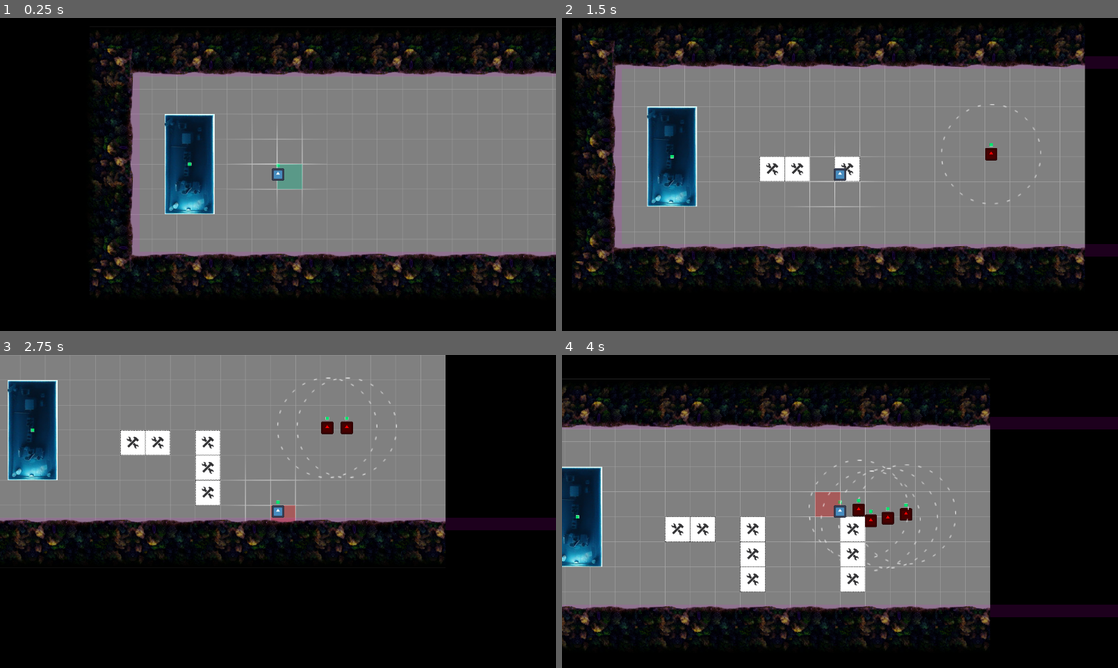
Above: before the commit, frames 1-4 (two rows, left to right).
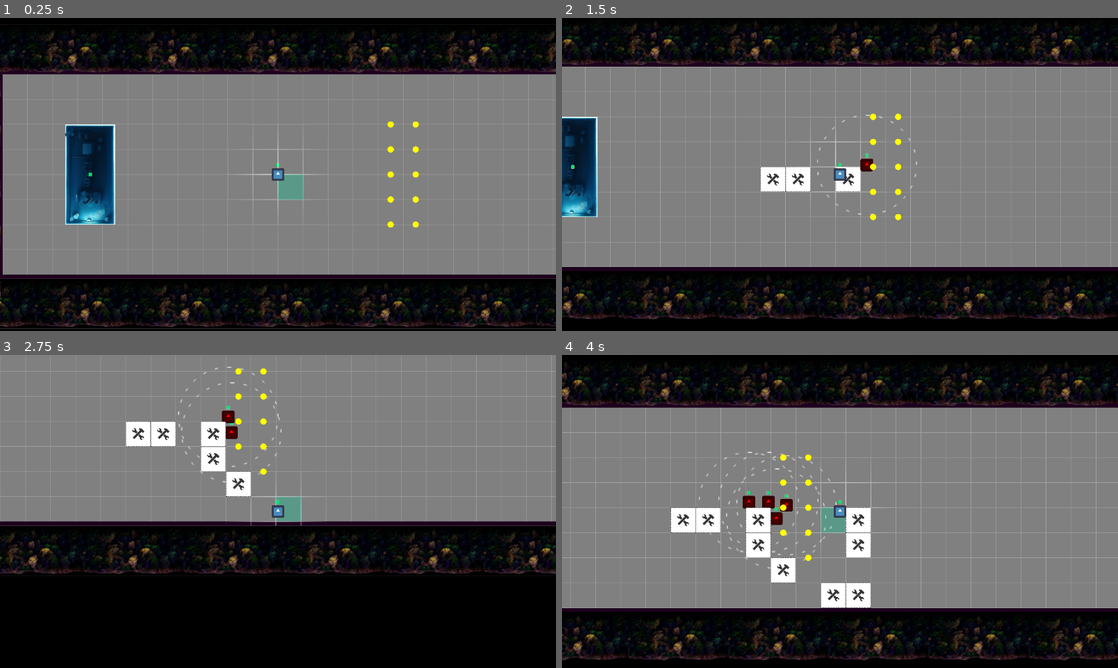
Above: after the commit, the same moments.

Repository: Slushie-Defense/Slushie
Game: Godot game, scene res://Levels/Level1.tscn
Same seed, same stepped clock (60 frames per second), same inputs: the game is played once before the commit and once after it. The engine's default icon, where the game draws it, is replaced by a stand-in: a white triangle on a blue panel in a dark square. Sound files missing from this copy of the repository are replaced by a short silence.
Inputs:
- Up to frame 1 (0.25 s): no input
- Up to frame 2 (1.5 s): tap Enter (ui_accept) at 0.5, 0.6, 0.77, 1.07, 1.35 s; hold Right (ui_right) 0.53-1.28 s; hold Down (ui_down) from 1.28 s (still down)
- Up to frame 3 (2.75 s): tap Enter (ui_accept) at 1.52, 1.82, 2.1 s; release Down (ui_down) at 2.03 s; hold Right (ui_right) from 2.03 s (still down)
- Up to frame 4 (4 s): release Right (ui_right) at 2.78 s; hold Up (ui_up) 2.78-3.53 s; tap Enter (ui_accept) at 2.85, 3.02, 3.32, 3.6, 3.77 s; hold Left (ui_left) from 3.53 s (still down)

The runs differ from the first frame. In frame 1, 33% of the frame differs, in the area x 0-100%, y 3-100%; in frame 2, 31%; in frame 3, 23%; in frame 4, 39%, in the area x 0-100%, y 2-98%.

Commit message:
Coins Added

Diff:
--- a/Autoload/Main.gd
+++ b/Autoload/Main.gd
@@ -1,16 +1,18 @@
 extends Node
 
 signal signal_add_player(player_node) # How we find the player
+signal signal_update_coin_count(count)
 
-var player_node : CharacterBody2D = null
+var coins : int = 0
 
 # Called when the node enters the scene tree for the first time.
 func _ready():
 	signal_add_player.connect(_on_signal_add_player)
+	signal_update_coin_count.connect(_update_coin_count)
 
-# Called every frame. 'delta' is the elapsed time since the previous frame.
-func _process(delta):
+func _on_signal_add_player(pass_player_node):
 	pass
 
-func _on_signal_add_player(pass_player_node):
-	player_node = pass_player_node
+func _update_coin_count(count):
+	coins = clamp(coins + count, 0, 999999999)
+	print("Total Coins: " + str(coins))
--- a/Entities/BuildingManager/BuildingManager.gd
+++ b/Entities/BuildingManager/BuildingManager.gd
@@ -58,8 +58,8 @@
 	area_2d_collision_shape.shape.size = Vector2(collsion_shape_size, collsion_shape_size)
 	area_2d.position = Vector2(collision_shape_padding + half_collision_shape_size, collision_shape_padding + half_collision_shape_size) # Offset the collision shape
 
-func _on_player_add(pass_player):
-	pass_player.signal_share_player_position.connect(_update_position)
+func _on_player_add(player):
+	player.signal_share_player_position.connect(_update_position)
 
 func _update_position(set_position):
 	# Set GRID position
@@ -89,10 +89,9 @@
 	audio_player.play()
 
 func _on_area_2d_body_entered(body):
-	if not body == Main.player_node:
-		nodes_in_build_area_list.push_back(body)
-		build_current_state = build_state.BLOCKED
-		_update_build_state()
+	nodes_in_build_area_list.push_back(body)
+	build_current_state = build_state.BLOCKED
+	_update_build_state()
 
 func _on_area_2d_body_exited(body):
 	nodes_in_build_area_list.erase(body)
--- /dev/null
+++ b/Entities/Coin/Coin.gd
@@ -0,0 +1,59 @@
+extends Node2D
+
+# Value
+@export var coin_value : int = 100
+# Detection
+@onready var area_2d : Area2D = $Area2D
+# Timer
+@onready var timer : Timer = $Timer
+var timer_ratio : float = 1.0 # Gets overridden
+# Move the coin
+var acceleration_curve : Curve = preload("res://Entities/Coin/CoinAccelerationCurve.tres")
+var initial_position : Vector2 = Vector2.ZERO
+var player_position : Vector2 = Vector2.ZERO
+# Audio
+@onready var sound_effect : AudioStreamPlayer2D = $AudioStreamPlayer2D
+
+func _ready():
+	set_physics_process(false) # Stop processing any cycles
+	timer_ratio = 1.0 / timer.wait_time
+	# Store initial position to interpolate from
+	initial_position = global_position
+
+func _on_area_2d_body_entered(body):
+	# Coins Area2D can only collide with the player
+	var player = body
+	player.signal_share_player_position.connect(_update_player_position)
+	# Start processing movement
+	set_physics_process(true)
+	# Set the timer off
+	timer.start()
+	# Remove collision detection
+	area_2d.call_deferred("queue_free")
+
+func _physics_process(delta):
+	# Calculate the direction from the Coin to the player
+	var direction = initial_position.direction_to(player_position)
+	var distance_to_player = initial_position.distance_to(player_position)
+
+	#Use the interpolate() function to adjust the speed based on your curve
+	var time_left_normalized : float = 1.0 - (timer.time_left * timer_ratio)
+	var line_ratio = acceleration_curve.sample(time_left_normalized)
+
+	# Move the Coin towards the player's position
+	global_position = initial_position + (direction * line_ratio * distance_to_player)
+
+func _update_player_position(signal_position):
+	player_position = signal_position
+
+func _on_timer_timeout():
+	Main.emit_signal("signal_update_coin_count", coin_value)
+	# End processing
+	set_physics_process(true)
+	# Hide coin
+	visible = false
+	# Play sound
+	sound_effect.play()
+
+func _on_audio_stream_player_2d_finished():
+	call_deferred("queue_free") # Destroy self
--- /dev/null
+++ b/Entities/Coin/Coin.tscn
@@ -0,0 +1,34 @@
+[gd_scene load_steps=5 format=3 uid="uid://ceyqusnxxk6xr"]
+
+[ext_resource type="Texture2D" uid="uid://dpt0tifft75jw" path="res://Sprites/Circles/32x32WhiteCircle.png" id="1_lamey"]
+[ext_resource type="Script" path="res://Entities/Coin/Coin.gd" id="1_ov43b"]
+[ext_resource type="AudioStream" uid="uid://iau0l6g4fxt2" path="res://Audio/Coins/AudioCoinPickup.wav" id="3_bhioi"]
+
+[sub_resource type="CircleShape2D" id="CircleShape2D_n7chb"]
+radius = 72.0
+
+[node name="Coin" type="Node2D"]
+z_index = 2
+script = ExtResource("1_ov43b")
+
+[node name="CoinSprite" type="Sprite2D" parent="."]
+self_modulate = Color(1, 1, 0, 1)
+texture = ExtResource("1_lamey")
+
+[node name="Area2D" type="Area2D" parent="."]
+collision_layer = 16
+collision_mask = 2
+
+[node name="CollisionShape2D" type="CollisionShape2D" parent="Area2D"]
+shape = SubResource("CircleShape2D_n7chb")
+
+[node name="Timer" type="Timer" parent="."]
+wait_time = 0.25
+one_shot = true
+
+[node name="AudioStreamPlayer2D" type="AudioStreamPlayer2D" parent="."]
+stream = ExtResource("3_bhioi")
+
+[connection signal="body_entered" from="Area2D" to="." method="_on_area_2d_body_entered"]
+[connection signal="timeout" from="Timer" to="." method="_on_timer_timeout"]
+[connection signal="finished" from="AudioStreamPlayer2D" to="." method="_on_audio_stream_player_2d_finished"]
--- /dev/null
+++ b/Entities/Coin/CoinAccelerationCurve.tres
@@ -0,0 +1,5 @@
+[gd_resource type="Curve" format=3 uid="uid://v2vd40f0513m"]
+
+[resource]
+_data = [Vector2(0, 0), 0.0, 0.0, 0, 0, Vector2(1, 1), 2.73684, 0.0, 0, 0]
+point_count = 2
--- a/Entities/Environment/GroundTexture.tscn
+++ b/Entities/Environment/GroundTexture.tscn
@@ -1,7 +1,21 @@
-[gd_scene load_steps=2 format=3 uid="uid://bb541y6133q8o"]
+[gd_scene load_steps=3 format=3 uid="uid://bb541y6133q8o"]
 
 [ext_resource type="Texture2D" uid="uid://brk7ph7hu6aa2" path="res://Sprites/Squares/128x128-Graybox.png" id="1_3s81x"]
 
-[node name="GroundTexture" type="TextureRect"]
+[sub_resource type="StyleBoxEmpty" id="StyleBoxEmpty_0tq6m"]
+
+[node name="Control" type="Control"]
+layout_mode = 3
+anchors_preset = 0
+offset_right = 128.0
+offset_bottom = 128.0
+
+[node name="Container" type="PanelContainer" parent="."]
+offset_right = 128.0
+offset_bottom = 128.0
+theme_override_styles/panel = SubResource("StyleBoxEmpty_0tq6m")
+
+[node name="GroundTexture" type="TextureRect" parent="Container"]
+layout_mode = 2
 texture = ExtResource("1_3s81x")
 stretch_mode = 1
--- a/Entities/Environment/TreesTexture.tscn
+++ b/Entities/Environment/TreesTexture.tscn
@@ -1,7 +1,22 @@
-[gd_scene load_steps=2 format=3 uid="uid://umxdc1nk56g1"]
+[gd_scene load_steps=3 format=3 uid="uid://umxdc1nk56g1"]
 
 [ext_resource type="Texture2D" uid="uid://doxoc5hvcc5y8" path="res://Sprites/Placeholder/512x256Trees.png" id="1_od1gd"]
 
-[node name="TreesTexture" type="TextureRect"]
+[sub_resource type="StyleBoxEmpty" id="StyleBoxEmpty_mrqao"]
+
+[node name="Control" type="Control"]
+layout_mode = 3
+anchors_preset = 0
+offset_right = 40.0
+offset_bottom = 40.0
+
+[node name="PanelContainer" type="PanelContainer" parent="."]
+layout_mode = 0
+offset_right = 40.0
+offset_bottom = 40.0
+theme_override_styles/panel = SubResource("StyleBoxEmpty_mrqao")
+
+[node name="TreesTexture" type="TextureRect" parent="PanelContainer"]
+layout_mode = 2
 texture = ExtResource("1_od1gd")
 stretch_mode = 1
--- a/Entities/Player/Player.gd
+++ b/Entities/Player/Player.gd
@@ -38,11 +38,7 @@
 	# This signal tells any object listening where the player is currently located
 	emit_signal("signal_share_player_position", global_position)
 	# Add building
-	building_structure()
-
-func building_structure():
-	if Input.is_action_just_released("ui_accept"):
-		building_manager.add_structure()
+	building_manager_create_structure()
 
 func get_input_axis():
 	var axis = Vector2.ZERO
@@ -63,3 +59,7 @@
 
 func is_attackable():
 	pass # Let's the enemy ai to know to chase and attack it
+
+func building_manager_create_structure():
+	if Input.is_action_just_released("ui_accept"):
+		building_manager.add_structure()
--- a/Levels/Level1.tscn
+++ b/Levels/Level1.tscn
@@ -6,63 +6,120 @@
 [ext_resource type="Script" path="res://Utilities/VisiblePolygon2DColliders.gd" id="4_4bbal"]
 [ext_resource type="PackedScene" uid="uid://thui7p52g4o6" path="res://Entities/GasStation/GasStation.tscn" id="5_0xu7d"]
 [ext_resource type="PackedScene" uid="uid://umxdc1nk56g1" path="res://Entities/Environment/TreesTexture.tscn" id="7_jvtud"]
+[ext_resource type="PackedScene" uid="uid://ceyqusnxxk6xr" path="res://Entities/Coin/Coin.tscn" id="8_dinf3"]
 [ext_resource type="Script" path="res://Entities/Managers/WaveManager.gd" id="8_wktlm"]
 
 [node name="Level1" type="Node2D"]
 
 [node name="GroundTexture" parent="." instance=ExtResource("1_xivym")]
-offset_right = 2432.0
+offset_right = 0.0
+offset_bottom = 0.0
+metadata/_edit_use_anchors_ = true
+
+[node name="Container" parent="GroundTexture" index="0"]
+layout_mode = 0
+offset_right = 4096.0
 offset_bottom = 1024.0
-metadata/_edit_use_anchors_ = true
 
 [node name="Camera" parent="." instance=ExtResource("1_0xhkv")]
 zoom = Vector2(0.6, 0.6)
 
 [node name="Player" parent="." instance=ExtResource("1_46qfd")]
-position = Vector2(772, 565)
+position = Vector2(1408, 512)
 motion_mode = 1
 
 [node name="StaticBody2D" type="StaticBody2D" parent="."]
 collision_mask = 0
 
 [node name="CollisionPolygon2D" type="CollisionPolygon2D" parent="StaticBody2D"]
-polygon = PackedVector2Array(0, 0, 3584, 0, 3584, 1024, 0, 1024, 0, 64, 64, 64, 64, 960, 3520, 960, 3520, 64, 0, 64)
+polygon = PackedVector2Array(-64, -64, 5632, -64, 5632, 1088, -64, 1088, -64, 0, 0, 0, 0, 1024, 5568, 1024, 5568, 0, 0, 0, -64, 0)
 
 [node name="Polygon2D" type="Polygon2D" parent="StaticBody2D/CollisionPolygon2D"]
 color = Color(1, 0, 1, 0.117647)
 script = ExtResource("4_4bbal")
 
 [node name="GasStation" parent="." instance=ExtResource("5_0xu7d")]
-position = Vector2(320, 512)
+position = Vector2(448, 512)
+
+[node name="TreesTexture2" parent="." instance=ExtResource("7_jvtud")]
+anchors_preset = -1
+anchor_left = 0.0243902
+anchor_top = 0.5
+anchor_right = 0.0243902
+anchor_bottom = 0.5
+offset_left = -128.0
+offset_top = 1044.0
+offset_right = 2496.0
+offset_bottom = 1300.0
+metadata/_edit_use_anchors_ = true
+
+[node name="PanelContainer" parent="TreesTexture2" index="0"]
+offset_right = 4224.0
+offset_bottom = 256.0
+
+[node name="TreesTexture3" parent="." instance=ExtResource("7_jvtud")]
+anchors_preset = -1
+anchor_left = -0.0243902
+anchor_top = 0.84375
+anchor_right = 0.0868902
+anchor_bottom = 0.84375
+offset_left = -256.0
+offset_top = 1273.75
+offset_right = 872.0
+offset_bottom = 1529.75
+rotation = -1.5708
+metadata/_edit_use_anchors_ = true
+
+[node name="PanelContainer" parent="TreesTexture3" index="0"]
+offset_left = 8.0
+offset_right = 1486.0
+offset_bottom = 256.0
 
 [node name="TreesTexture" parent="." instance=ExtResource("7_jvtud")]
 offset_left = -192.0
-offset_top = -192.0
+offset_top = -256.0
 offset_right = 2432.0
-offset_bottom = 64.0
 metadata/_edit_use_anchors_ = true
 
-[node name="TreesTexture" parent="TreesTexture" instance=ExtResource("7_jvtud")]
-layout_mode = 0
-offset_top = 1152.0
-offset_right = 2624.0
-offset_bottom = 1408.0
-flip_v = true
-metadata/_edit_use_anchors_ = true
-
-[node name="TreesTexture2" parent="TreesTexture" instance=ExtResource("7_jvtud")]
-layout_mode = 1
-anchors_preset = -1
-anchor_left = -0.00914634
-anchor_top = -0.15625
-anchor_right = -0.00914634
-anchor_bottom = -0.15625
-offset_top = 1280.0
-offset_right = 1128.0
-offset_bottom = 1536.0
-rotation = -1.5708
-metadata/_edit_use_anchors_ = true
+[node name="PanelContainer" parent="TreesTexture" index="0"]
+offset_right = 4288.0
+offset_bottom = 256.0
 
 [node name="WaveManager" type="Node" parent="."]
 script = ExtResource("8_wktlm")
 spawn_timer = 1.0
+
+[node name="Coin" parent="." instance=ExtResource("8_dinf3")]
+position = Vector2(1984, 640)
+
+[node name="Coin4" parent="." instance=ExtResource("8_dinf3")]
+position = Vector2(1984, 768)
+
+[node name="Coin5" parent="." instance=ExtResource("8_dinf3")]
+position = Vector2(1984, 256)
+
+[node name="Coin6" parent="." instance=ExtResource("8_dinf3")]
+position = Vector2(2112, 256)
+
+[node name="Coin7" parent="." instance=ExtResource("8_dinf3")]
+position = Vector2(2112, 384)
+
+[node name="Coin8" parent="." instance=ExtResource("8_dinf3")]
+position = Vector2(2112, 640)
+
+[node name="Coin9" parent="." instance=ExtResource("8_dinf3")]
+position = Vector2(2112, 512)
+
+[node name="Coin10" parent="." instance=ExtResource("8_dinf3")]
+position = Vector2(2112, 768)
+
+[node name="Coin2" parent="." instance=ExtResource("8_dinf3")]
+position = Vector2(1984, 512)
+
+[node name="Coin3" parent="." instance=ExtResource("8_dinf3")]
+position = Vector2(1984, 384)
+
+[editable path="GroundTexture"]
+[editable path="TreesTexture2"]
+[editable path="TreesTexture3"]
+[editable path="TreesTexture"]
Not shown, added: Audio/Coins/AudioCoinPickup.wav.import
Not shown: 1 places in Levels/Level1.tscn that only renumber resources
Binary file added: Sprites/Circles/32x32WhiteCircle.png
Not shown, added: Sprites/Circles/32x32WhiteCircle.png.import
Not shown, added: Audio/Coins/AudioCoinPickup.wav
